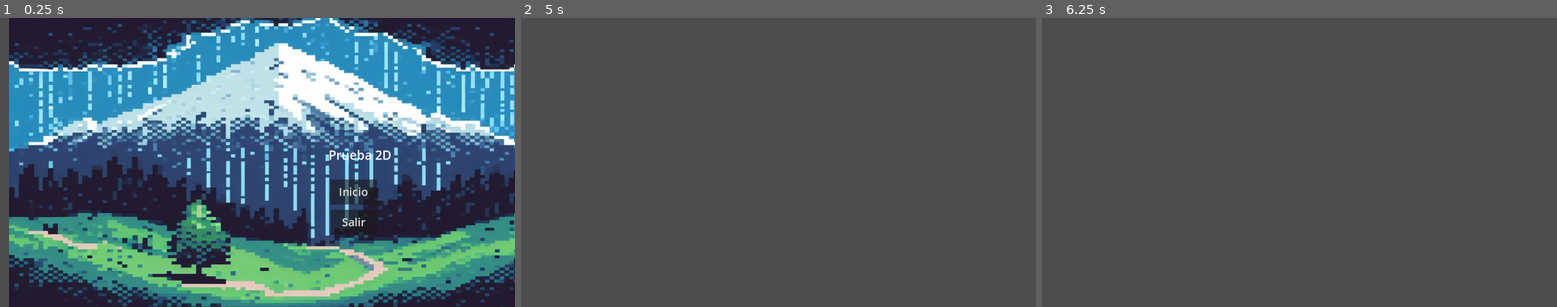
Above: before the commit, frames 1-3 (left to right).
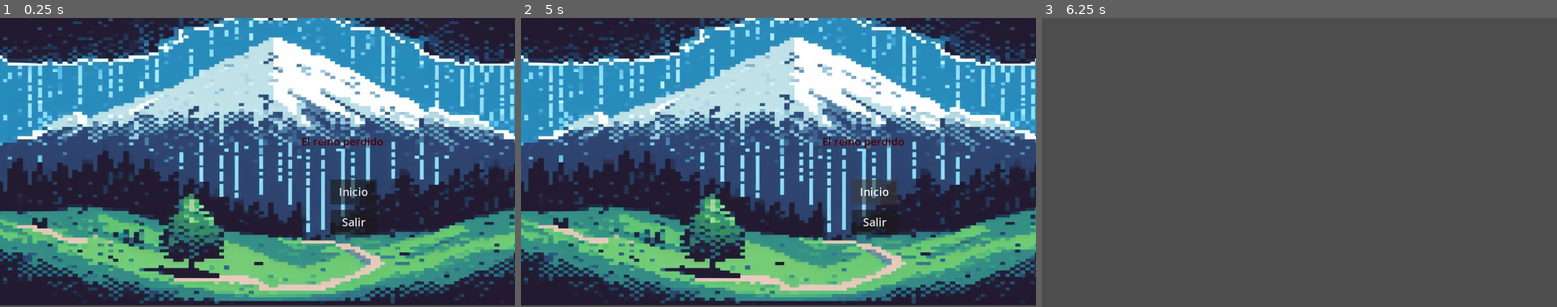
Above: after the commit, the same moments.

Repository: acarballo/pruebas_godot
Game: Godot game, scene res://main.tscn
Same seed, same stepped clock (60 frames per second), same inputs: the game is played once before the commit and once after it.
Inputs (mouse positions are in pixels of both pictures, inside the frame that each line leads up to):
- Up to frame 1 (0.25 s): no input
- Up to frame 2 (5 s): click "Inicio" at 0.5 s; tap Enter at 1.25, 2.75, 4.25 s; tap Space at 2, 3.5 s; tap Escape (volver_menu_principal, bound only after the commit) at 4.9 s
- Up to frame 3 (6.25 s): click (1397, 191) at 5 s, where only the run after the commit has a clickable "Inicio"; tap Space at 5.75 s

The runs differ from the first frame. In frame 1, 45% of the frame differs, in the area x 0-100%, y 0-100%; in frame 2, 99%; in frame 3, nothing differs.

Commit message:
accion para volver
Se añade accion para volver al menu principal

Diff:
--- /dev/null
+++ b/level_1.gd
@@ -0,0 +1,14 @@
+extends Node2D
+
+
+# Called when the node enters the scene tree for the first time.
+func _ready():
+	print("level_1 listo")
+	pass # Replace with function body.
+
+
+# Called every frame. 'delta' is the elapsed time since the previous frame.
+func _input(event):
+	# print(event);
+	if event.is_action_pressed("volver_menu_principal"):
+		get_tree().change_scene_to_file("res://main.tscn")
--- a/level_1.tscn
+++ b/level_1.tscn
@@ -1,3 +1,6 @@
-[gd_scene format=3 uid="uid://bmuresdm1siik"]
+[gd_scene load_steps=2 format=3 uid="uid://bmuresdm1siik"]
+
+[ext_resource type="Script" path="res://level_1.gd" id="1_2ty16"]
 
 [node name="Level_1" type="Node2D"]
+script = ExtResource("1_2ty16")
--- a/main.tscn
+++ b/main.tscn
@@ -1,18 +1,23 @@
-[gd_scene load_steps=3 format=3 uid="uid://5cti2kvbpr7r"]
+[gd_scene load_steps=4 format=3 uid="uid://5cti2kvbpr7r"]
 
 [ext_resource type="Script" path="res://main.gd" id="1_dgcde"]
 [ext_resource type="Texture2D" uid="uid://dqs7vv67w4vwd" path="res://menu_fondo.jpg" id="2_vau13"]
+
+[sub_resource type="FontVariation" id="FontVariation_52ae2"]
 
 [node name="Main" type="Node2D"]
 script = ExtResource("1_dgcde")
 
 [node name="Titulo" type="Label" parent="."]
-offset_left = 692.0
-offset_top = 288.0
-offset_right = 919.0
-offset_bottom = 364.0
+offset_left = 566.0
+offset_top = 260.0
+offset_right = 967.0
+offset_bottom = 336.0
 theme_type_variation = &"HeaderLarge"
-text = "Prueba 2D
+theme_override_colors/font_color = Color(0.317647, 0, 0, 1)
+theme_override_fonts/font = SubResource("FontVariation_52ae2")
+theme_override_font_sizes/font_size = 24
+text = "El reino perdido
 "
 horizontal_alignment = 1
 
@@ -51,10 +56,10 @@
 
 [node name="MenuFondo" type="Sprite2D" parent="."]
 z_index = -1
-position = Vector2(591, 296)
-scale = Vector2(1.11426, 0.70459)
+position = Vector2(578, 283)
+scale = Vector2(1.14014, 0.70459)
 texture = ExtResource("2_vau13")
 
 [connection signal="pressed" from="BotonInicio" to="." method="_on_boton_inicio_pressed"]
+[connection signal="pressed" from="BotonSalir" to="." method="_on_boton_inicio_pressed"]
 [connection signal="pressed" from="BotonSalir" to="." method="_on_boton_salir_pressed"]
-[connection signal="pressed" from="BotonSalir" to="." method="_on_boton_inicio_pressed"]
--- a/project.godot
+++ b/project.godot
@@ -15,3 +15,11 @@
 config/features=PackedStringArray("4.1", "Forward Plus")
 boot_splash/image="res://splash_logo.png"
 config/icon="res://icon.svg"
+
+[input]
+
+volver_menu_principal={
+"deadzone": 0.5,
+"events": [Object(InputEventKey,"resource_local_to_scene":false,"resource_name":"","device":0,"window_id":0,"alt_pressed":false,"shift_pressed":false,"ctrl_pressed":false,"meta_pressed":false,"pressed":false,"keycode":0,"physical_keycode":4194305,"key_label":0,"unicode":0,"echo":false,"script":null)
+]
+}
